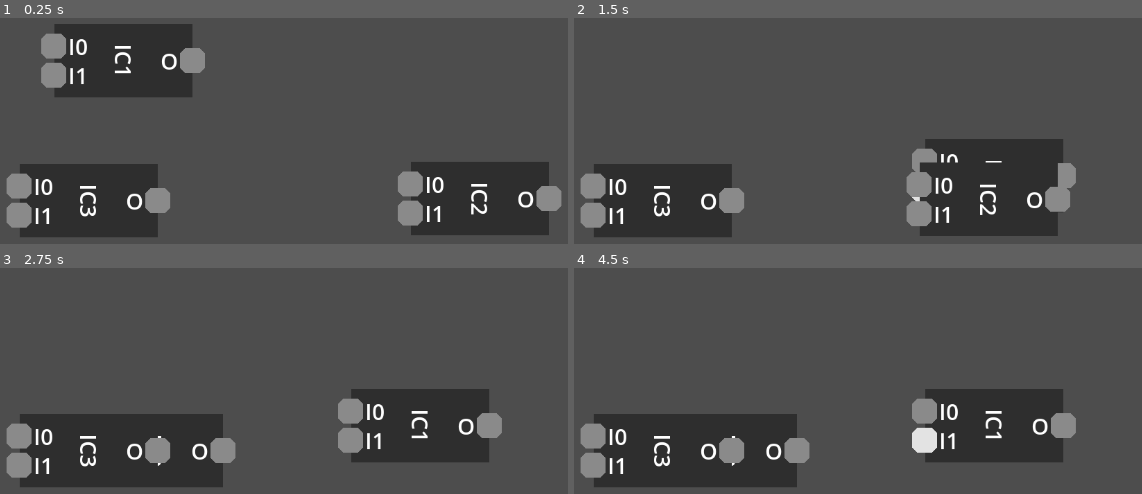
Above: before the commit, frames 1-4 (two rows, left to right).
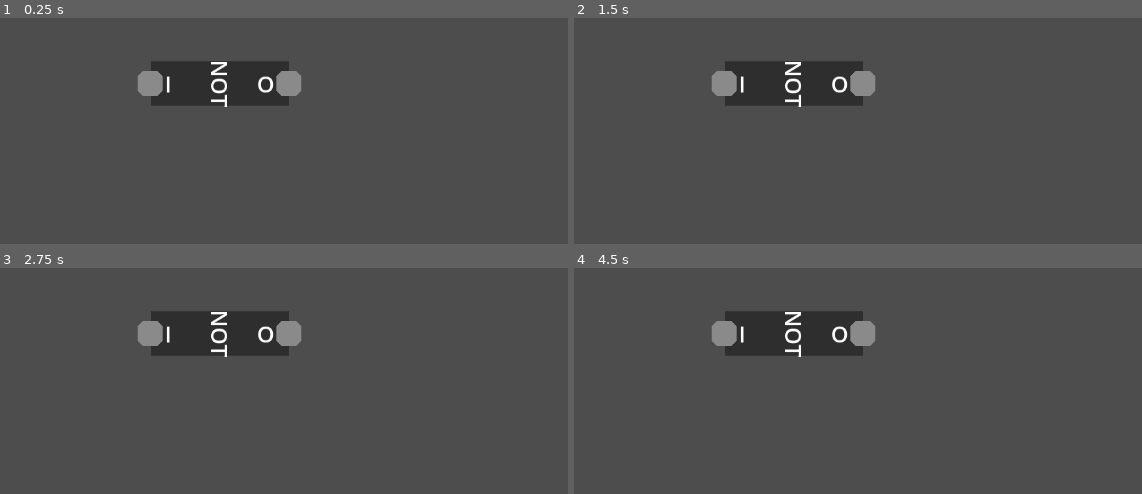
Above: after the commit, the same moments.

Repository: mncc8337/yals
Game: Godot game, scene res://main.tscn
Same seed, same stepped clock (60 frames per second), same inputs: the game is played once before the commit and once after it.
Inputs (mouse positions are in pixels of both pictures, inside the frame that each line leads up to):
- Up to frame 1 (0.25 s): no input
- Up to frame 2 (1.5 s): tap Enter at 0.5 s; drag from (698, 60) to (1051, 198) at 0.52 s; tap Space at 1.25 s; drag from (1051, 198) to (664, 201) at 1.27 s
- Up to frame 3 (2.75 s): tap Enter at 2 s; click (90, 451) at 2.17 s
- Up to frame 4 (4.5 s): tap Space at 2.75, 4.25 s; drag from (926, 410) to (659, 435) at 2.77 s; tap Enter at 3.5 s; drag from (926, 439) to (659, 464) at 3.52 s; drag from (1062, 426) to (659, 464) at 4.27 s

The runs differ from the first frame. In frame 1, 28% of the frame differs, in the area x 1-99%, y 2-97%; in frame 2, 25%; in frame 3, 25%; in frame 4, 25%.

Commit message:
a working editor!

Diff:
--- a/main.gd
+++ b/main.gd
@@ -1,22 +1,37 @@
-@tool
 extends Node
 
 
+@onready var ic_scene: Resource = preload("res://scene/ic.tscn")
 @onready var and_scene: Resource = preload("res://scene/default_gate/and.tscn")
 @onready var or_scene: Resource = preload("res://scene/default_gate/or.tscn")
 @onready var xor_scene: Resource = preload("res://scene/default_gate/xor.tscn")
 @onready var not_scene: Resource = preload("res://scene/default_gate/not.tscn")
 
+var main_ic: IC
+
 
 func _ready() -> void:
-	%IC1.add_pin("I0", IC.PinType.Input)
-	%IC1.add_pin("I1", IC.PinType.Input)
-	%IC1.add_pin("O", IC.PinType.Output)
+	main_ic = ic_scene.instantiate()
+	main_ic.design_mode = true
+	add_child(main_ic)
+	Global.current_ic = main_ic
 
-	%IC2.add_pin("I0", IC.PinType.Input)
-	%IC2.add_pin("I1", IC.PinType.Input)
-	%IC2.add_pin("O", IC.PinType.Output)
+	add_pin("I", IC.PinType.Input)
+	add_ic(not_scene)
+	add_ic(not_scene)
+	add_ic(not_scene)
+	add_ic(not_scene)
 
-	%IC3.add_pin("I0", IC.PinType.Input)
-	%IC3.add_pin("I1", IC.PinType.Input)
-	%IC3.add_pin("O", IC.PinType.Output)
+
+func add_pin(pin_name: String, pin_type: IC.PinType):
+	%Elements.add_child(main_ic.add_pin(pin_name, pin_type))
+
+
+func add_ic(scene: Resource):
+	var ic = scene.instantiate()
+	main_ic.add_element(ic)
+	%Elements.add_child(ic)
+
+
+func _on_timer_timeout() -> void:
+	Global.current_ic.update_output(Global.signal_propagating_queue)
--- a/main.tscn
+++ b/main.tscn
@@ -1,7 +1,6 @@
-[gd_scene load_steps=6 format=3 uid="uid://c3suu2noue81e"]
+[gd_scene load_steps=5 format=3 uid="uid://c3suu2noue81e"]
 
 [ext_resource type="Script" uid="uid://b3wnqbi0q1jff" path="res://main.gd" id="1_ig7tw"]
-[ext_resource type="PackedScene" uid="uid://ct8flsdn3pe5u" path="res://scene/ic.tscn" id="2_0xm2m"]
 [ext_resource type="Script" uid="uid://brbeaav2egqqv" path="res://script/drawing_controller.gd" id="2_h2yge"]
 [ext_resource type="Script" uid="uid://bo00d2bece1wh" path="res://script/camera_controller.gd" id="3_1bvp3"]
 [ext_resource type="Script" uid="uid://cgjds086c0vy7" path="res://script/element_inspector.gd" id="4_lquwl"]
@@ -11,6 +10,10 @@
 
 [node name="Camera" type="Camera2D" parent="."]
 unique_name_in_owner = true
+
+[node name="Timer" type="Timer" parent="."]
+wait_time = 0.25
+autostart = true
 
 [node name="DrawingController" type="Node" parent="."]
 script = ExtResource("2_h2yge")
@@ -27,17 +30,4 @@
 [node name="Elements" type="Node" parent="."]
 unique_name_in_owner = true
 
-[node name="IC1" parent="Elements" instance=ExtResource("2_0xm2m")]
-unique_name_in_owner = true
-position = Vector2(-139, -33)
-ic_name = "IC1"
-
-[node name="IC2" parent="Elements" instance=ExtResource("2_0xm2m")]
-unique_name_in_owner = true
-position = Vector2(375, 166)
-ic_name = "IC2"
-
-[node name="IC3" parent="Elements" instance=ExtResource("2_0xm2m")]
-unique_name_in_owner = true
-position = Vector2(-189, 169)
-ic_name = "IC3"
+[connection signal="timeout" from="Timer" to="." method="_on_timer_timeout"]
--- a/scene/default_gate/and.gd
+++ b/scene/default_gate/and.gd
@@ -7,7 +7,7 @@
 	for i in range(input_count):
 		add_pin("I" + str(i), PinType.Input)
 
-func update_output() -> void:
+func update_output(_signal_propagating_queue: Array[Joint]) -> void:
 	var res: bool = true
 	for i in range(input_count):
 		res = res and io_pin[PinType.Input][i].value
--- a/scene/default_gate/not.gd
+++ b/scene/default_gate/not.gd
@@ -4,5 +4,5 @@
 	add_pin("O", PinType.Output)
 	add_pin("I", PinType.Input)
 
-func update_output() -> void:
+func update_output(_signal_propagating_queue: Array[Joint]) -> void:
 	io_pin[PinType.Output][0].value = not io_pin[PinType.Input][0].value
--- a/scene/default_gate/or.gd
+++ b/scene/default_gate/or.gd
@@ -7,7 +7,7 @@
 	for i in range(input_count):
 		add_pin("I" + str(i), PinType.Input)
 
-func update_output() -> void:
+func update_output(_signal_propagating_queue: Array[Joint]) -> void:
 	var res: bool = false
 	for i in range(input_count):
 		if io_pin[PinType.Input][i].value:
--- a/scene/default_gate/xor.gd
+++ b/scene/default_gate/xor.gd
@@ -7,7 +7,7 @@
 	for i in range(input_count):
 		add_pin("I" + str(i), PinType.Input)
 
-func update_output() -> void:
+func update_output(_signal_propagating_queue: Array[Joint]) -> void:
 	var res: bool = io_pin[PinType.Input][0].value
 	for i in range(1, input_count):
 		res = (res != io_pin[PinType.Input][i].value)
--- a/scene/ic.gd
+++ b/scene/ic.gd
@@ -1,4 +1,3 @@
-@tool
 class_name IC
 extends Element
 
@@ -16,6 +15,8 @@
 	Output,
 }
 
+var design_mode: bool = false
+
 var io_pin: Dictionary[PinType, Array] = {
 	PinType.Input: [],
 	PinType.Output: [],
@@ -26,7 +27,11 @@
 
 var elements: Array[Element] = []
 
-var direct_connect: Dictionary[Joint, Array] = {}
+
+func _ready() -> void:
+	if design_mode:
+		visible = false
+		%Area/CollisionShape.disabled = true
 
 
 func _resize_container(container: Node2D, available_size: float) -> void:
@@ -46,7 +51,7 @@
 
 func add_pin(pin_name: String, pin_type: PinType) -> Joint:
 	var pin: Joint = joint_scene.instantiate()
-	pin.draggable = false
+	pin.draggable = design_mode
 	pin.show_label = true
 	pin.name = pin_name
 	pin.value = false
@@ -57,21 +62,28 @@
 
 	match pin_type:
 		PinType.Input:
-			pin.label_placement = Joint.LabelPlacement.Right
-			%InputContainer.add_child(pin)
+			if not design_mode:
+				pin.label_placement = Joint.LabelPlacement.Right
+				%InputContainer.add_child(pin)
+			else:
+				pin.label_placement = Joint.LabelPlacement.Left
 		PinType.Output:
-			pin.label_placement = Joint.LabelPlacement.Left
-			%OutputContainer.add_child(pin)
-
-	var max_height: float = max(len(io_pin[PinType.Input]), len(io_pin[PinType.Output]))
-
-	# resize shape and containers
-	var spacing: float = 42.0
-	var padding: float = 32.0
-	var content_size: float = (max_height - 1) * spacing
-	%Area.scale.y = (content_size + padding * 2) / 120.0
-	_resize_container(%InputContainer, content_size)
-	_resize_container(%OutputContainer, content_size)
+			if not design_mode:
+				pin.label_placement = Joint.LabelPlacement.Left
+				%OutputContainer.add_child(pin)
+			else:
+				pin.label_placement = Joint.LabelPlacement.Right
+
+	if not design_mode:
+		var max_height: float = max(len(io_pin[PinType.Input]), len(io_pin[PinType.Output]))
+
+		# resize shape and containers
+		var spacing: float = 42.0
+		var padding: float = 32.0
+		var content_size: float = (max_height - 1) * spacing
+		%Area.scale.y = (content_size + padding * 2) / 120.0
+		_resize_container(%InputContainer, content_size)
+		_resize_container(%OutputContainer, content_size)
 
 	return pin
 
@@ -90,16 +102,33 @@
 	elements.append(el)
 
 
+# an endpoint is the point that signals can not propagate further
+# without going into an internal ic or going out of the current ic
+func _is_endpoint(joint: Joint):
+	var is_endpoint: bool = false
+	var ic: IC = joint.associated_ic
+	if ic:
+		var pin_type: PinType = ic.io_pin_type_map[joint]
+		# endpoint1: internal ic's input
+		if ic != self and pin_type == PinType.Output:
+			is_endpoint = true
+		# endpoint2: self output
+		if ic == self and pin_type == PinType.Output:
+			is_endpoint = true
+	return is_endpoint
+
+
 func _dfs(j: Joint, visited: Dictionary[Joint, bool]) -> Array[Joint]:
-	# search for direct connections from one joint to
-	# all possible input joints
-	# or its output joints
+	# go from start joint to all possible end joint, using dfs
+	# this ensure that signal from 1 joints is propagate immediately
+	# to end joints
 
 	visited[j] = true
 
 	var end_joints: Array[Joint] = []
 
 	for adj_joint: Joint in j.adjacent:
+		adj_joint.value = j.value
 		var is_endpoint = false
 		var ic = adj_joint.associated_ic
 		if ic:
@@ -113,36 +142,14 @@
 
 		if is_endpoint:
 			end_joints.append(adj_joint)
-		else:
-			if visited.has(adj_joint):
-				continue
-			end_joints += _dfs(adj_joint, visited)
+		elif visited.has(adj_joint):
+			continue
+		end_joints += _dfs(adj_joint, visited)
 	return end_joints
 
 
-func make_graph() -> void:
-	# ommit intermediate joints to make the signal propagation even and faster
-	direct_connect.clear()
-
-	var pins: Array = io_pin[PinType.Input]
-
-	# add ICs' output pin to the calculation
-	for e in elements:
-		if e is not IC:
-			continue
-		pins += e.io_pin[PinType.Output]
-
-	for j: Joint in pins:
-		if len(j.adjacent) == 0:
-			continue
-		var end_joint = _dfs(j, {})
-		direct_connect[j] = end_joint
-
-
-func update_output() -> void:
+func update_output(signal_propagating_queue: Array[Joint]) -> void:
 	# use bfs to simulate signal propagation
-
-	var signal_propagating_queue: Array[Joint] = []
 
 	# holds log of visited joints' value
 	var carry: Dictionary[Joint, bool] = {}
@@ -154,60 +161,57 @@
 		carry[j] = j.value
 		signal_propagating_queue.push_back(j)
 
-	while true:
-		while len(signal_propagating_queue):
-			var joint: Joint = signal_propagating_queue.pop_front()
-			var new_value: bool = joint.value
-
-			if not direct_connect.has(joint):
+	# use BFS to propagate signals
+	while len(signal_propagating_queue):
+		var joint: Joint = signal_propagating_queue.pop_front()
+		var new_value: bool = joint.value
+		var direct_connections: Array[Joint] = _dfs(joint, {})
+
+		if len(direct_connections) == 0:
 				continue
 
-			for adj_joint: Joint in direct_connect[joint]:
-				var requeue = false
-				if not carry.has(adj_joint):
-					requeue = true
-				elif carry[adj_joint] != new_value and len(adj_joint.adjacent) > 1:
-					push_error("signal conflict at joint %s (ic %s) (moving from %s (ic %s))" % [adj_joint, adj_joint.associated_ic, joint, joint.associated_ic])
-					print("%s (ic %s) -> x (conflict)" % [adj_joint, adj_joint.associated_ic])
-					continue
-				elif carry[adj_joint] != new_value:
-					requeue = true
-
-				if requeue:
-					carry[adj_joint] = new_value
-					adj_joint.value = new_value
-					signal_propagating_queue.push_back(adj_joint)
-					print("%s (ic %s) -> %s (ic %s), making it %s" % [joint, joint.associated_ic, adj_joint, adj_joint.associated_ic, adj_joint.value])
-
-					# update internal ic if propagated to its input pins
-					var internal_ic = adj_joint.associated_ic
-					if internal_ic and internal_ic != self and internal_ic.io_pin_type_map[adj_joint] == PinType.Input:
-						if internal_ic not in ic_update_list:
-							ic_update_list.push_back(internal_ic)
-						print("%s -> ic %s" % [adj_joint, internal_ic])
-				else:
-					print("%s (ic %s) -> x" % [adj_joint, adj_joint.associated_ic])
-
-		for internal_ic: IC in ic_update_list:
-			var original_output_value: Dictionary[Joint, bool] = {}
-			for output_joint in internal_ic.io_pin[PinType.Output]:
-				original_output_value[output_joint] = output_joint.value
-
-			internal_ic.update_output()
-			for output_joint: Joint in internal_ic.io_pin[PinType.Output]:
-				if original_output_value[output_joint] != output_joint.value:
-					# only requeue if the output value changed
-					signal_propagating_queue.push_back(output_joint)
-					carry[output_joint] = output_joint.value
-					print("ic %s -> %s, making it %s" % [internal_ic, output_joint, output_joint.value])
-				else:
-					print("%s (ic %s) -> x" % [output_joint, output_joint.associated_ic])
-
-		ic_update_list.clear()
-
-		# repeat until queue is empty
-		if len(signal_propagating_queue) == 0:
-			break
+		for adj_joint: Joint in direct_connections:
+			var requeue = false
+			if not carry.has(adj_joint):
+				requeue = true
+			elif carry[adj_joint] != new_value and len(adj_joint.adjacent) > 1:
+				push_error("signal conflict at joint %s (ic %s) (moving from %s (ic %s))" % [adj_joint, adj_joint.associated_ic, joint, joint.associated_ic])
+				#print("%s (ic %s) -> x (conflict)" % [adj_joint, adj_joint.associated_ic])
+				continue
+			elif carry[adj_joint] != new_value:
+				requeue = true
+
+			if requeue:
+				carry[adj_joint] = new_value
+				adj_joint.value = new_value
+				signal_propagating_queue.push_back(adj_joint)
+				#print("%s (ic %s) -> %s (ic %s), making it %s" % [joint, joint.associated_ic, adj_joint, adj_joint.associated_ic, adj_joint.value])
+
+				# update internal ic if propagated to its input pins
+				var internal_ic = adj_joint.associated_ic
+				if internal_ic and internal_ic != self and internal_ic.io_pin_type_map[adj_joint] == PinType.Input:
+					if internal_ic not in ic_update_list:
+						ic_update_list.push_back(internal_ic)
+					#print("%s -> ic %s" % [adj_joint, internal_ic])
+			#else:
+				#print("%s (ic %s) -> x" % [adj_joint, adj_joint.associated_ic])
+
+	for internal_ic: IC in ic_update_list:
+		var original_output_value: Dictionary[Joint, bool] = {}
+		for output_joint in internal_ic.io_pin[PinType.Output]:
+			original_output_value[output_joint] = output_joint.value
+
+		internal_ic.update_output(signal_propagating_queue)
+		for output_joint: Joint in internal_ic.io_pin[PinType.Output]:
+			if original_output_value[output_joint] != output_joint.value:
+				# only requeue if the output value changed
+				signal_propagating_queue.push_back(output_joint)
+				carry[output_joint] = output_joint.value
+				#print("ic %s -> %s, making it %s" % [internal_ic, output_joint, output_joint.value])
+			#else:
+				#print("%s (ic %s) -> x" % [output_joint, output_joint.associated_ic])
+
+	ic_update_list.clear()
 
 
 func _on_label_resized() -> void:
--- a/scene/ic.tscn
+++ b/scene/ic.tscn
@@ -4,7 +4,7 @@
 [ext_resource type="Script" uid="uid://brdlca0gvo0h0" path="res://scene/ic.gd" id="2_qc4ip"]
 
 [sub_resource type="RectangleShape2D" id="RectangleShape2D_qc4ip"]
-size = Vector2(158, 120)
+size = Vector2(200, 120)
 
 [node name="IC" instance=ExtResource("1_c8rht")]
 script = ExtResource("2_qc4ip")
--- a/scene/joint.gd
+++ b/scene/joint.gd
@@ -6,9 +6,15 @@
 signal toggled(state: bool)
 signal moved(new_position: Vector2)
 
-const INACTIVE_COLOR: Color = Color("#8a8a8a")
-const ACTIVE_COLOR: Color = Color("#ff9999")
-const SELECT_COLOR: Color = Color("#e3e3e3")
+const SELECT_COLOR: Dictionary[bool, Color] = {
+	true: Color("#ff9999"),
+	false: Color("#e3e3e3"),
+}
+
+const UNSELECT_COLOR: Dictionary[bool, Color] = {
+	true: Color("#ff5a5a"),
+	false: Color("#8a8a8a"),
+}
 
 enum LabelPlacement {
 	Up,
@@ -24,10 +30,7 @@
 	set(val):
 		if value != val:
 			value = val
-			if value:
-				%Area/Shape.color = ACTIVE_COLOR
-			else:
-				%Area/Shape.color = INACTIVE_COLOR
+			%Area/Shape.color = UNSELECT_COLOR[value]
 			toggled.emit(val)
 
 var show_label: bool = true:
@@ -35,14 +38,16 @@
 		if show_label != val:
 			show_label = val
 			%Label.visible = show_label
+			if show_label:
+				%Area.scale = Vector2(1.0, 1.0)
+			else:
+				%Area.scale = Vector2(0.5, 0.5)
 var label_placement: LabelPlacement = LabelPlacement.Right
 var label_offset: float = 21.0
 
-var prev_position: Vector2 = Vector2.ZERO
-
 
 func _ready() -> void:
-	%Area/Shape.color = INACTIVE_COLOR
+	%Area/Shape.color = UNSELECT_COLOR[value]
 	%Label.visible = show_label
 	%Label.text = self.name
 	update_placement()
@@ -51,18 +56,12 @@
 	mouse_exited.connect(_on_mouse_exited)
 
 
-func _process(_delta: float) -> void:
-	if prev_position != global_position:
-		prev_position = global_position
-		moved.emit(self, global_position)
-
-
 func _on_mouse_entered() -> void:
-	%Area/Shape.color = SELECT_COLOR
+	%Area/Shape.color = SELECT_COLOR[value]
 
 
 func _on_mouse_exited() -> void:
-	%Area/Shape.color = INACTIVE_COLOR
+	%Area/Shape.color = UNSELECT_COLOR[value]
 
 
 func update_placement() -> void:
@@ -98,7 +97,7 @@
 func remove_connection(joint: Joint) -> void:
 	assert(joint in adjacent, "joint isnt connected")
 	adjacent.erase(joint)
-	joint.erase(self)
+	joint.adjacent.erase(self)
 
 
 func split(middle_joint: Joint, end_joint_id: int) -> void:
--- a/scene/joint.tscn
+++ b/scene/joint.tscn
@@ -14,6 +14,7 @@
 
 [node name="Shape" parent="Area" index="1"]
 scale = Vector2(0.325, 0.325)
+color = Color(0.5411765, 0.5411765, 0.5411765, 1)
 polygon = PackedVector2Array(-56, -32, -32, -56, 32.00003, -56, 56, -32, 56, 32, 32.00003, 56, -32, 56, -56, 32)
 uv = PackedVector2Array(32, 8, 56, -16.000002, 120.00003, -16.000002, 144, 8, 144, 72, 120.00003, 96, 56, 96, 32, 72)
 
--- a/scene/wire.gd
+++ b/scene/wire.gd
@@ -20,10 +20,16 @@
 func add_joint(joint: Joint):
 	if len(joints) >= 2:
 		return
+	if len(joints) == 1:
+		if joint == joints[0]:
+			return
 	joints.append(joint)
 	joint.toggled.connect(_on_joint_toggled)
 	joint.moved.connect(_on_joint_moved)
 	set_point_position(len(joints) - 1, joint.global_position)
+
+	if len(joints) == 2:
+		joints[0].make_connection(joints[1])
 
 
 func _on_joint_toggled(value) -> void:
--- a/script/camera_controller.gd
+++ b/script/camera_controller.gd
@@ -5,7 +5,6 @@
 var last_mouse_position: Vector2
 
 var zoom_speed: float = 1.1
-var zoom: float = 1.0
 
 
 func _input(event: InputEvent) -> void:
@@ -25,19 +24,19 @@
 				last_mouse_position = event.global_position
 				print("dragging camera")
 			else:
-				%Camera.global_position -= (event.global_position - last_mouse_position) / zoom
+				%Camera.global_position -= (event.global_position - last_mouse_position) / Global.camera_zoom
 				last_mouse_position = event.global_position
 
 func _zoom_to_mouse(direction: int) -> void:
-	var old_zoom = zoom
+	var old_zoom = Global.camera_zoom
 
 	if direction < 0:
 		%Camera.zoom /= zoom_speed
-		zoom /= 1.1
+		Global.camera_zoom /= 1.1
 	else:
 		%Camera.zoom *= zoom_speed
-		zoom *= 1.1
+		Global.camera_zoom *= 1.1
 
 	var old_offset: Vector2 = %Camera.get_global_mouse_position() - %Camera.global_position
-	var new_offset: Vector2 = old_offset * old_zoom / zoom
+	var new_offset: Vector2 = old_offset * old_zoom / Global.camera_zoom
 	%Camera.global_position += old_offset - new_offset
--- a/script/drawing_controller.gd
+++ b/script/drawing_controller.gd
@@ -1,8 +1,8 @@
 extends Node
 
 
-@onready var joint_scene: Resource = load("res://scene/joint.tscn")
-@onready var wire_scene: Resource = load("res://scene/Wire.tscn")
+@onready var joint_scene: Resource = preload("res://scene/joint.tscn")
+@onready var wire_scene: Resource = preload("res://scene/wire.tscn")
 
 var current_drawing: Wire = null
 var is_drawing: bool = false
--- a/script/element_inspector.gd
+++ b/script/element_inspector.gd
@@ -18,6 +18,13 @@
 				if ele:
 					ele.move_to_front()
 					print("selecting ", ele)
+					if (
+						Global.current_mode == Global.Mode.Normal
+						and Global.current_ic
+						and Global.current_ic.io_pin_type_map.has(ele)
+						and Global.current_ic.io_pin_type_map[ele as Joint] == IC.PinType.Input
+					):
+						ele.value = not ele.value
 				else:
 					print("deselected")
 	elif event is InputEventMouseMotion:
@@ -25,10 +32,23 @@
 		if event.button_mask & MOUSE_BUTTON_MASK_LEFT and draggable:
 			if not is_dragging:
 				is_dragging = true
-				mouse_relative_distance = Global.selecting_element.global_position - event.global_position
+				mouse_relative_distance = Global.selecting_element.global_position - %Camera.get_global_mouse_position()
 				print("dragging ", Global.selecting_element)
+
+				if (
+					Global.current_ic
+					and Global.current_ic.io_pin_type_map.has(Global.selecting_element)
+					and Global.current_ic.io_pin_type_map[Global.selecting_element as Joint] == IC.PinType.Input
+				):
+					Global.selecting_element.value = not Global.selecting_element.value
 			else:
-				Global.selecting_element.global_position = event.position + mouse_relative_distance
+				var new_pos = %Camera.get_global_mouse_position() + mouse_relative_distance
+				Global.selecting_element.global_position = new_pos
+				if Global.selecting_element is Joint:
+					Global.selecting_element.moved.emit(Global.selecting_element, new_pos)
+				elif Global.selecting_element is IC:
+					for j in Global.selecting_element.io_pin_type_map.keys():
+						j.moved.emit(j, j.global_position)
 
 
 func _get_element_under_mouse() -> Element:
@@ -55,12 +75,6 @@
 
 
 func _sort_element(a: Element, b: Element) -> bool:
-	var a_is_joint = a is Joint
-	var b_is_joint = b is Joint
-
-	if a_is_joint != b_is_joint:
-		return a_is_joint
-
 	if a.z_index != b.z_index:
 		return a.z_index > b.z_index
 
--- a/script/global.gd
+++ b/script/global.gd
@@ -19,3 +19,9 @@
 		if current_mode != val:
 			current_mode = val
 			mode_changed.emit(current_mode)
+
+
+var camera_zoom: float = 1.0
+
+var current_ic: IC = null
+var signal_propagating_queue: Array[Joint] = []
Renamed: scene/Wire.tscn -> scene/wire.tscn
